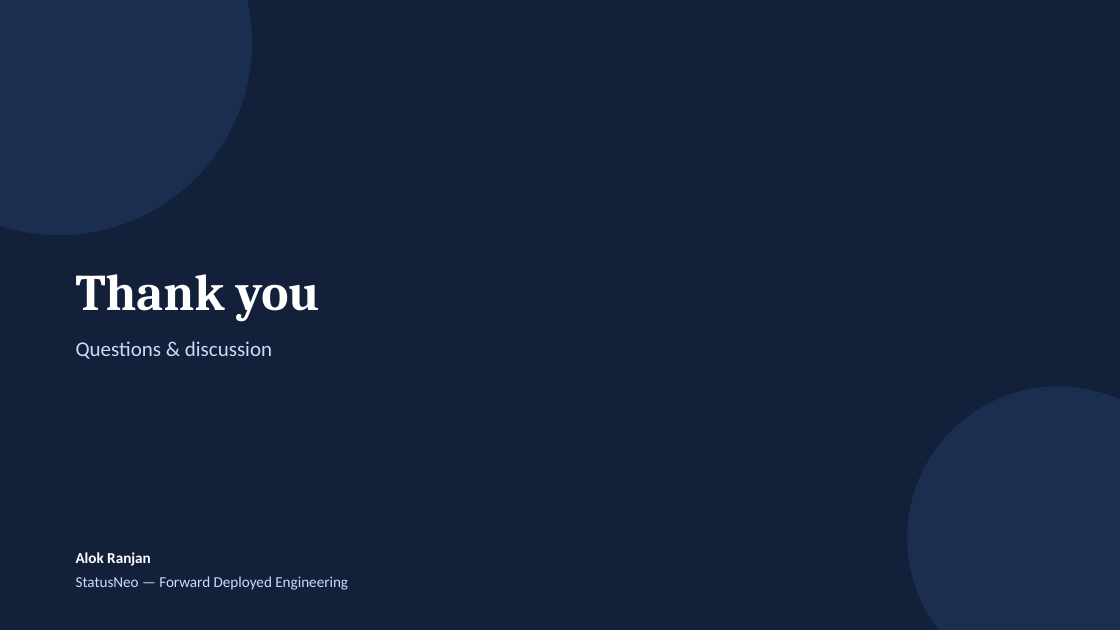
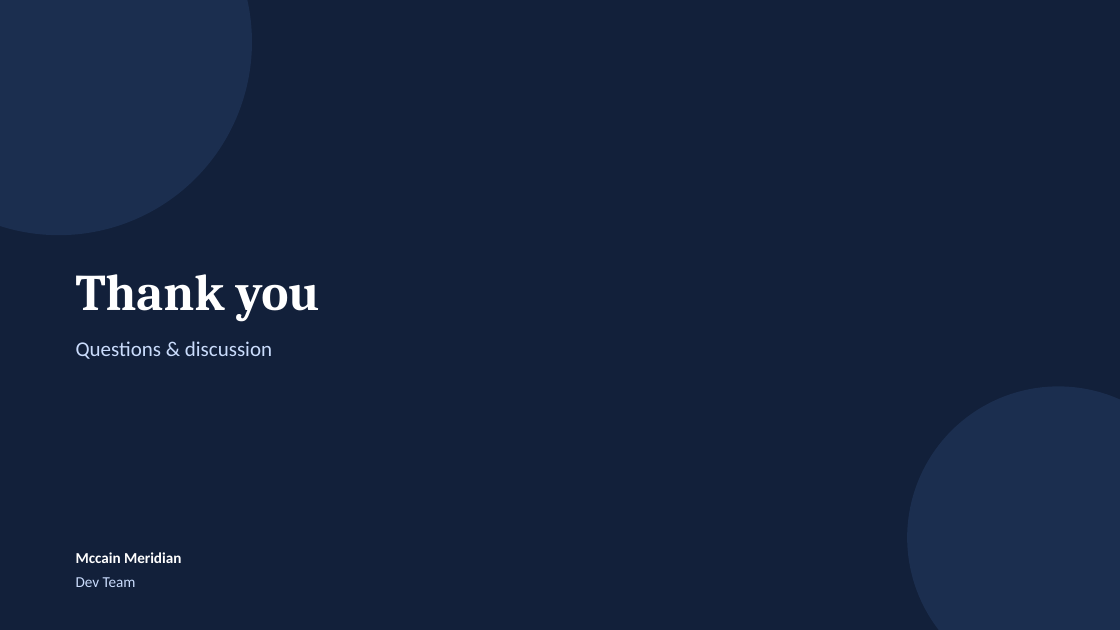
Before and after one commit to alokranjan04/statusneo, a slide deck: slide 12 of McCain_OrderStatus_CTO_Deck_1.pptx (slide 10 before the commit). Drawn at 1120x630 pixels with LibreOffice and Linux fonts; fonts in the diff are those of the drawing. Boxes give left, top, right and bottom in pixels: in the first picture for what was removed or moved away, otherwise in the second. Text is boxed around its words. In the diff, an @@ line names an element or a change of style, - is before the commit and + after.

```diff
--- a/McCain_OrderStatus_CTO_Deck_1.pptx
+++ b/McCain_OrderStatus_CTO_Deck_1.pptx
@@ text at <box>76,552,181,587</box>: text changed; text colour #CADCFC to #FFFFFF; bold on @@
-Alok Ranjan
-StatusNeo — Forward Deployed Engineering
+Mccain Meridian
+Dev Team
```
Also in this commit, not shown: 1 other slide changed, 2 slides added.
